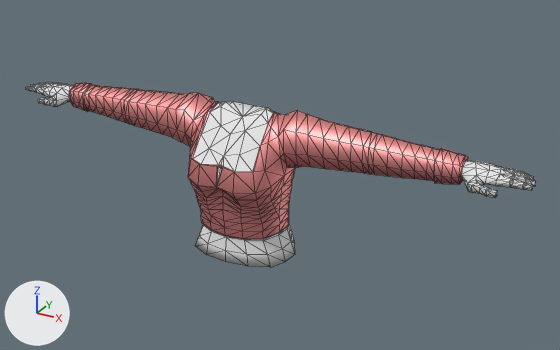
What one commit did to the glTF model assets/base-avatars/upper_body/F_uBody_PinkTshirt/F_uBody_PinkTshirt.glb.
One viewpoint serves both versions: a 50 mm lens placed at (1.229, -2.001, 2.325), pointed at (0.107, 0.038, 1.306). Every picture has the same lights, and +X, +Y and +Z are marked at lower left. Mesh edges are drawn as thin lines. Where no turn or scale is listed for an object, it has been applied to the vertices.

Before the edit, the objects in view are built like this:
```python
mat_color_pallete_mat = principled_material('Color_Pallete_MAT')
mat_color_pallete_mat.texture = img_color_pallete_tx
mat_color_pallete_mat.metallic = 1.0
mat_color_pallete_mat.roughness = 0.553
me_mesh_028 = bpy.data.meshes.new('Mesh.028')
me_mesh_028.from_pydata(...)  # 792 vertices, 1578 faces; spans x -0.91..0.91, y -0.18..0.13, z 1.04..1.55
# faces by material slot: [694, 884]
me_mesh_028.materials.append(mat_avatarskin_mat)  # white #e7e7e7
me_mesh_028.materials.append(mat_color_pallete_mat)  # picture img_color_pallete_tx
ob_f_ubody_pinktshirt = bpy.data.objects.new('F_uBody_PinkTshirt', me_mesh_028)
ob_f_ubody_pinktshirt.location = (0.0, 0.0, 0.0)
```
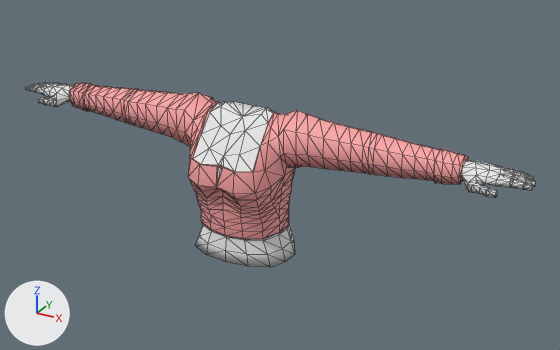
Scene script edits in JSON lines:
```json
{"op": "set", "path": "mat_color_pallete_mat.metallic", "old": "1.0", "new": "0.0"}
```

Boxes (x1, y1, x2, y2) around the edits, measured in the pictures (560 x 350 px):
```json
{"object": "F_uBody_PinkTshirt", "change": "surface changed", "before": [67, 83, 468, 241], "after": [67, 83, 468, 241], "on screen": "brown to pink"}
```
